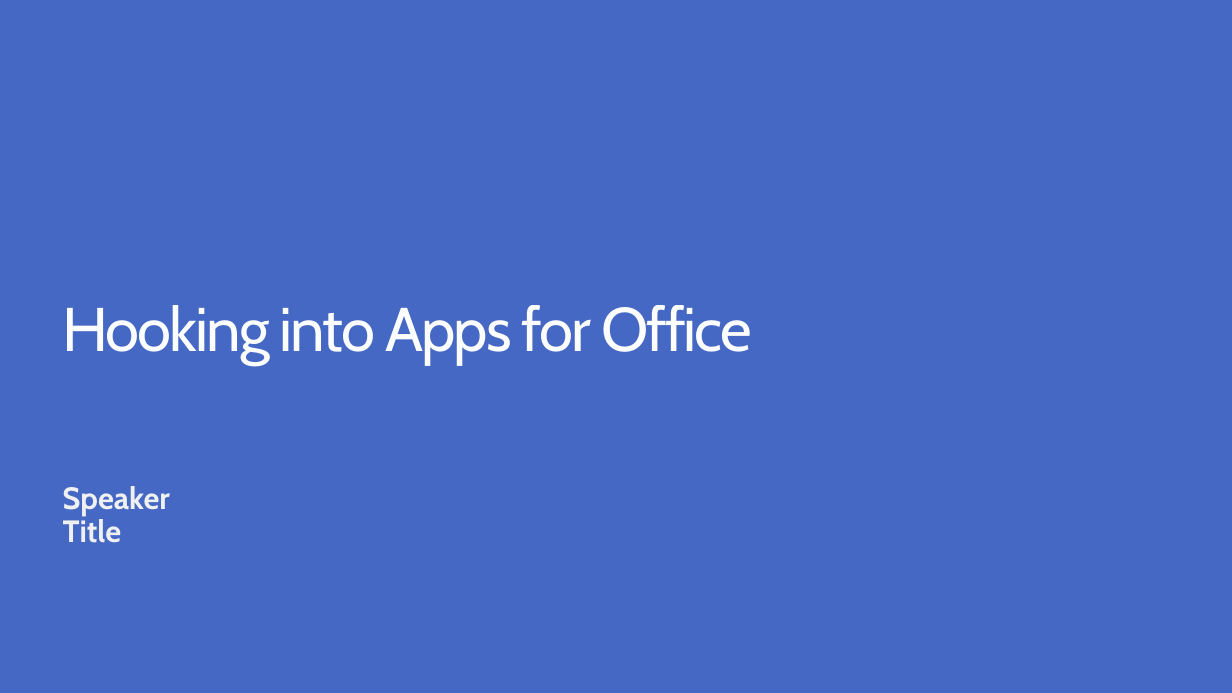
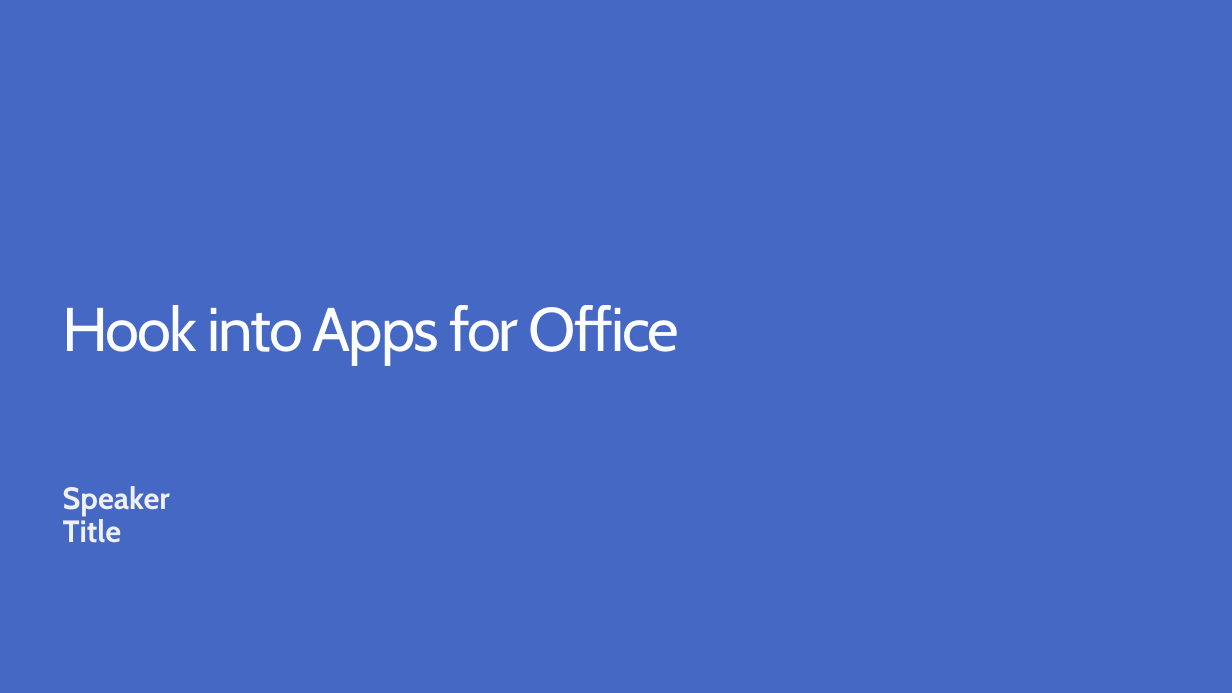
Before and after one commit to stinethebean/DevCampTraining, a slide deck: slide 3 of 05.Hook into Apps for Office/05.Hook into Apps for Office.pptx. Drawn at 1232x693 pixels with LibreOffice and Linux fonts; fonts in the diff are those of the drawing. Boxes give left, top, right and bottom in pixels: in the first picture for what was removed or moved away, otherwise in the second. Text is boxed around its words. In the diff, an @@ line names an element or a change of style, - is before the commit and + after.

```diff
--- a/05.Hook into Apps for Office/05.Hook into Apps for Office.pptx
+++ b/05.Hook into Apps for Office/05.Hook into Apps for Office.pptx
@@ title at [63, 305, 680, 365]: text changed @@
-Hooking into Apps for Office
+Hook into Apps for Office
```
Also in this commit, not shown: 1 other file.
